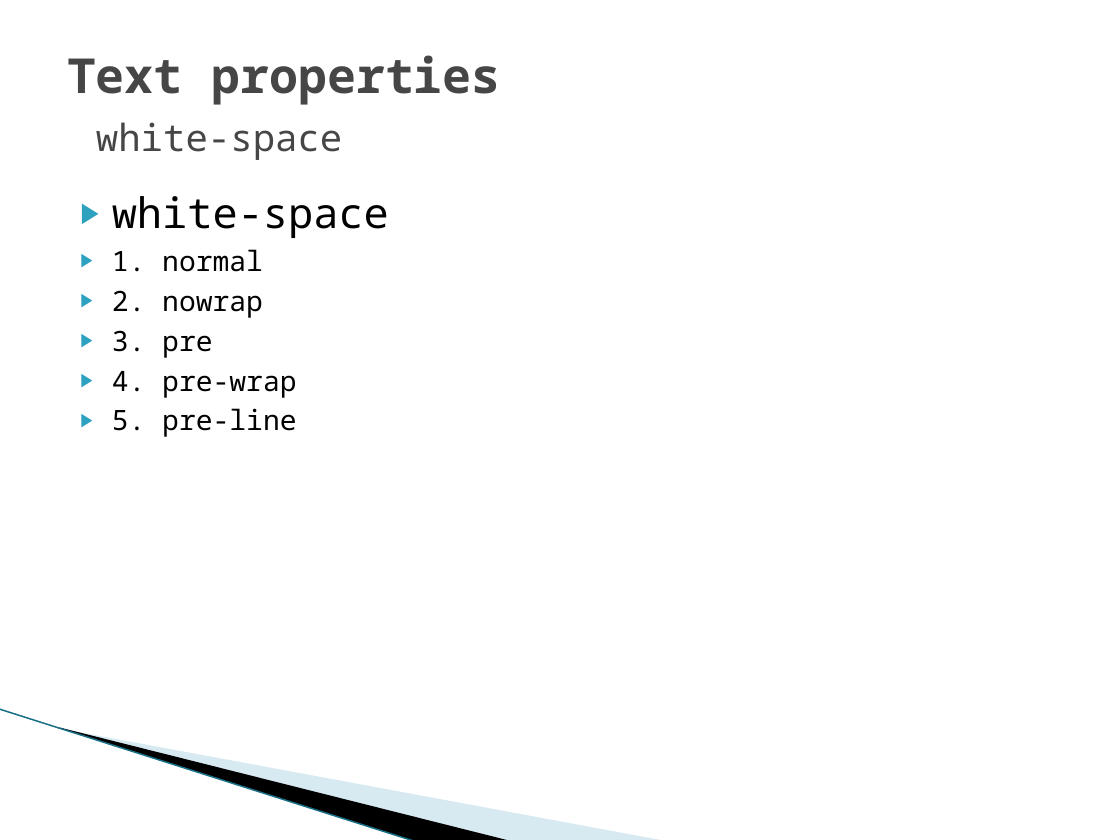
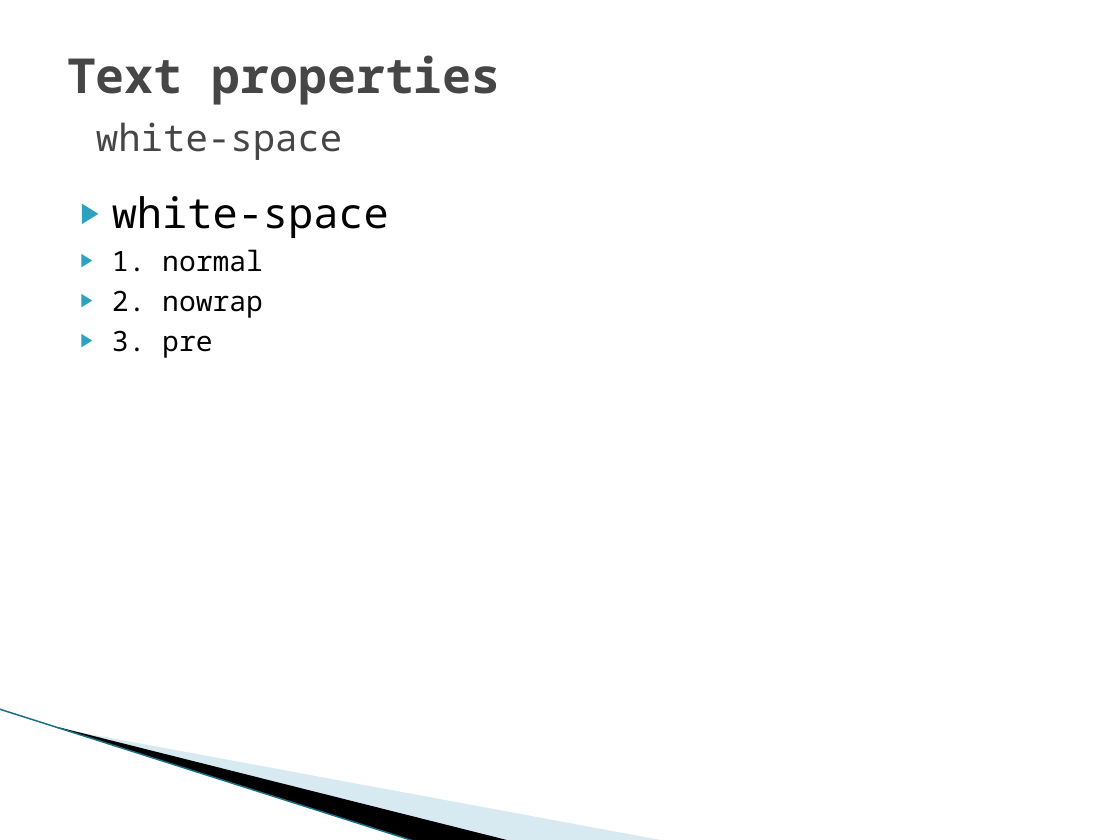
Before and after one commit to omidshayan/HTML-CSS-learn-ghalib-course1, a slide deck: slide 14 of 4-CSS Properties.pptx. Drawn at 1120x840 pixels with LibreOffice and Linux fonts; fonts in the diff are those of the drawing; background and template pictures are left out. Boxes give left, top, right and bottom in pixels: in the first picture for what was removed or moved away, otherwise in the second. Text is boxed around its words. In the diff, an @@ line names an element or a change of style, - is before the commit and + after.

```diff
--- a/4-CSS Properties.pptx
+++ b/4-CSS Properties.pptx
@@ text at [112,371,296,437]: paragraphs removed @@
-▶ 4. pre-wrap
-▶ 5. pre-line
```
Also in this commit, not shown: 1 other slide changed, 16 other files.
